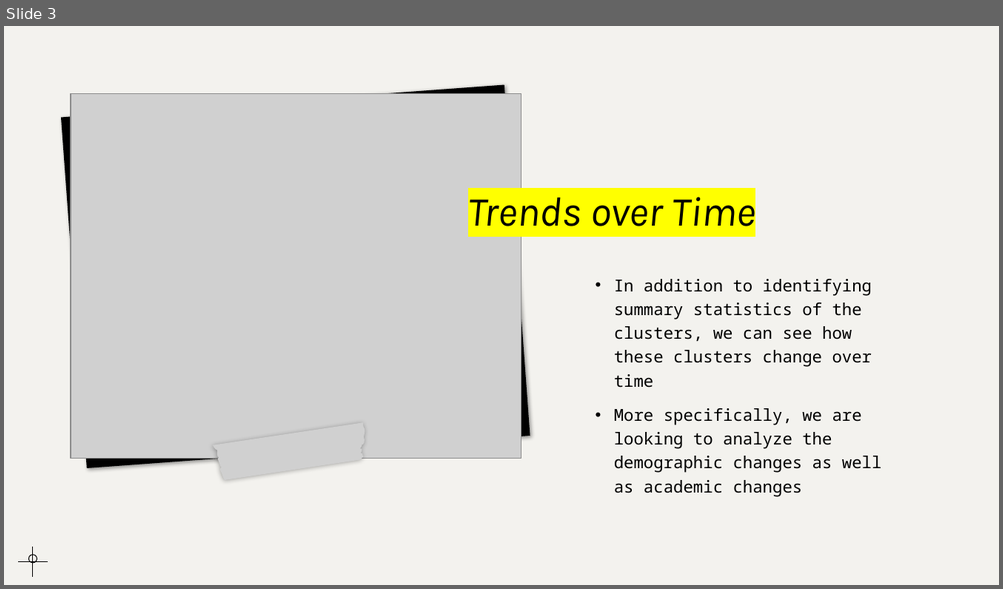
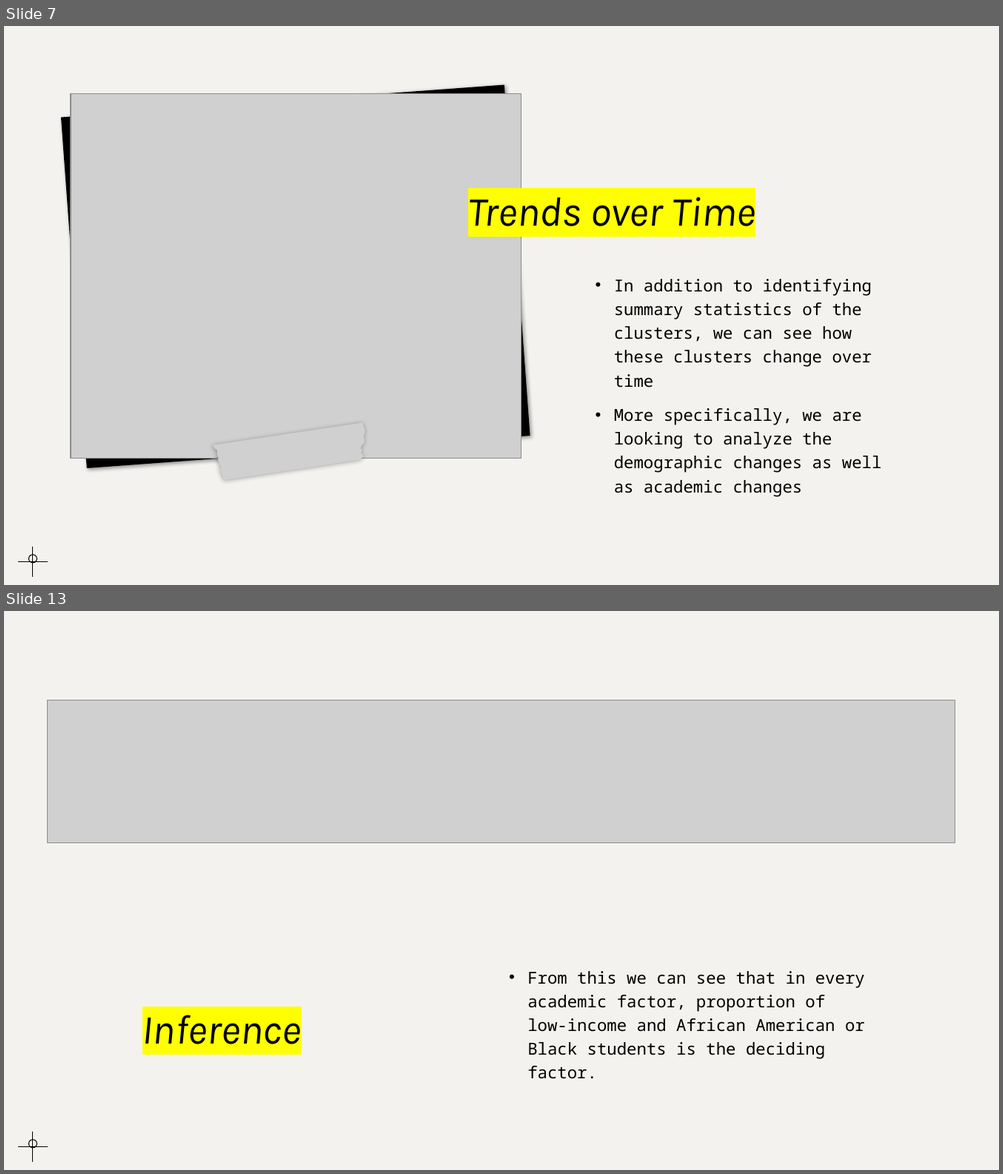
Before and after one commit to mkralis123/SoReMo, a slide deck: SoReMo.pptx. Shown one above the other, each under a label of ours: slide 3 before the commit, slides 7 and 13 after it; the slides between them are not shown. The pictures are 1003x589 and 1003x1174 pixels, drawn with LibreOffice and Linux fonts; fonts in the diff are those of the drawing; grey boxes stand for pictures. Boxes give left, top, right and bottom in pixels: in the first picture for what was removed or moved away, otherwise in the second. Text is boxed around its words. In the diff, an @@ line names an element or a change of style, - is before the commit and + after.

```diff
--- a/SoReMo.pptx
+++ b/SoReMo.pptx
@@ slide 13 added at [4, 611, 999, 1170], background #F3F2EE @@
@@ picture added at [47, 700, 955, 843] @@
@@ text added at [527, 971, 865, 1079], 16 pt, text #000000 @@
+• From this we can see that in every academic factor, proportion of low-income and African American or Black students is the deciding factor.
@@ title added at [142, 1015, 301, 1045], 40 pt, text #000000, italic @@
+Inference
@@ ellipse added at [28, 1140, 37, 1148], outline #000000 0.75 pt @@
@@ line added from (33, 1162) to (33, 1133), #000000 0.75 pt @@
@@ line added from (18, 1147) to (47, 1147), #000000 0.75 pt @@
@@ what was slide 3 is now slide 7 @@
```
Also in this commit, not shown: 2 slides changed, 8 other slides added, 1 slide removed, 24 other files.
